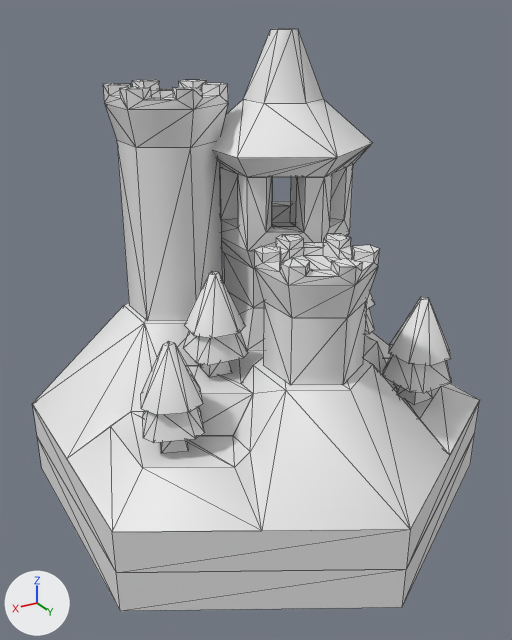
Two versions of the glTF model public/assets/3d/props/kenney/building-wizard-tower.glb, one commit apart.
The view is the same before and after, from a 50 mm lens placed at (0.828, 1.374, 1.117), pointed at (0.024, 0.034, 0.447). Lighting does not change. The marker at lower left points along +X, +Y and +Z. The first picture is the older version. Mesh edges are drawn as thin lines. Materials are left out; every surface is plain grey. Vertices at exactly the same position are counted once.

In view in the first picture: 'building-wizard-tower'.
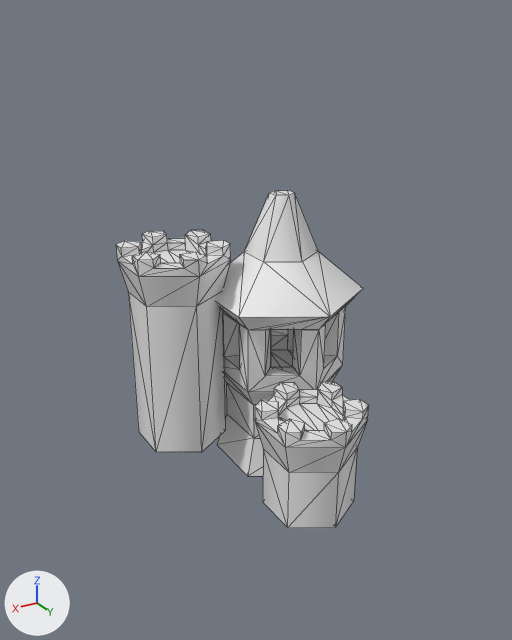
Changed parts and their boxes (x1, y1, x2, y2) in the pictures (512 x 640 px):
'building-wizard-tower', reshaped, moved (43% narrower, 42% shorter)
    before: (33, 29, 479, 611)
    after: (116, 190, 369, 528)
part 1 of me_building_wizard_tower, deleted
    before: (141, 271, 451, 531)
part 2 of me_building_wizard_tower, deleted
    before: (33, 303, 479, 611)

The change, as a list of edits to the scene's bpy script:
```text
Change me_building_wizard_tower:
    used by ob_building_wizard_tower; location = (0.0, 0.0, 0.0)
    remove me_building_wizard_tower.from_pydata(...)  # 591 vertices, 968 faces; spans x -0.5..0.5, y -0.577..0.577, z 0.0..1.088
    add me_building_wizard_tower.from_pydata(...)  # 294 vertices, 554 faces; spans x -0.293..0.269, y -0.282..0.368, z 0.368..1.088
    me_building_wizard_tower part 1: 16 loose pieces with 198 vertices, spanning x -0.385..0.394, y -0.448..0.577, z 0.2..0.604, are deleted
    me_building_wizard_tower part 2
    99 vertices are removed from x -0.5..0.5, y -0.577..0.577, z 0.0..0.451
    132 faces are deleted
Change ob_building_wizard_tower:
    ob_building_wizard_tower.location: (0.0, 0.0, 0.0) -> (0.0, 0.0, -0.368)
```
